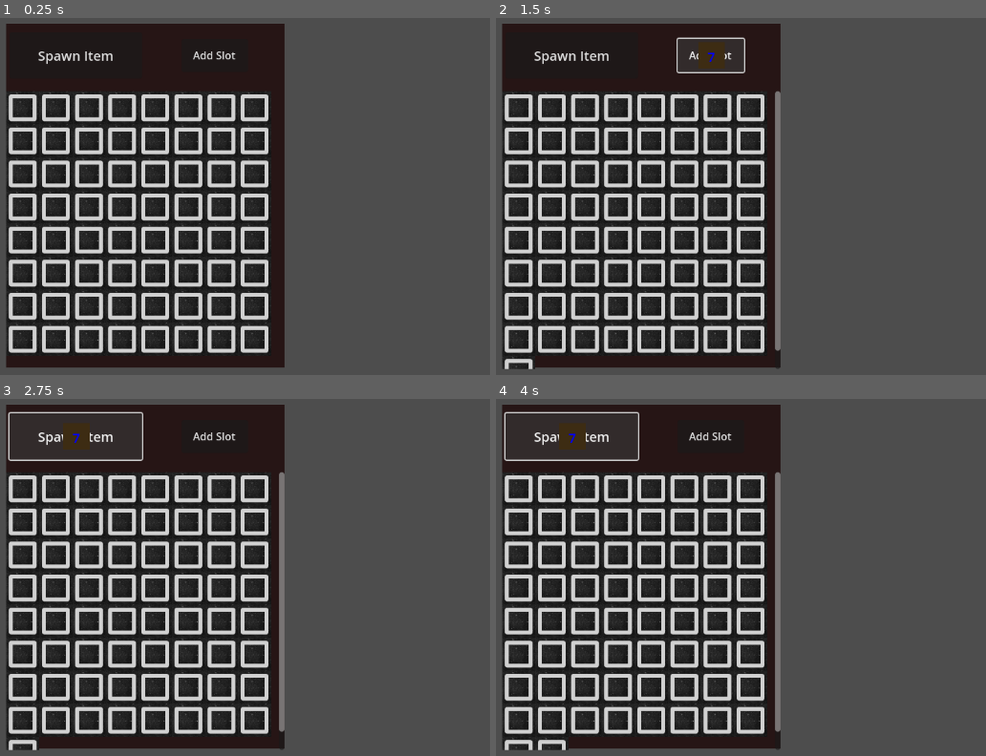
Above: before the commit, frames 1-4 (two rows, left to right).
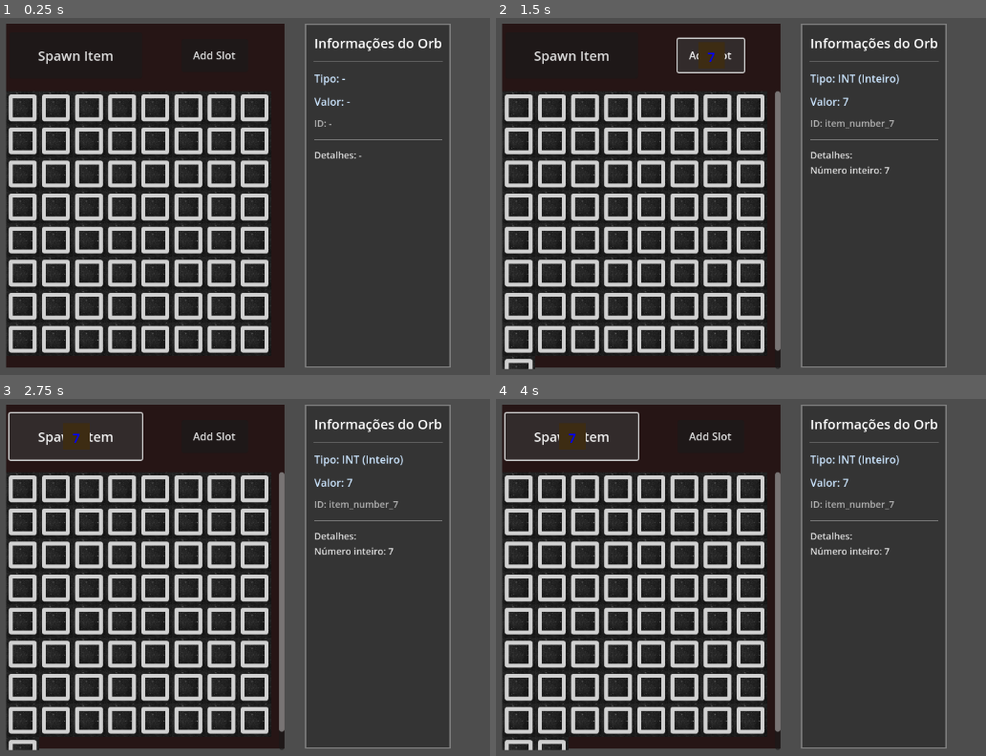
Above: after the commit, the same moments.

Repository: CorumbsDev/TCC
Game: Godot game, scene res://Inventory/inventory_menu.tscn
The game is run twice, just before and just after one commit, with the same random seed, the same clock (stepped at 60 frames per second) and the same inputs.
Inputs:
- Up to frame 1 (0.25 s): no input
- Up to frame 2 (1.5 s): click "Spawn Item" at 0.5 s; click "Add Slot" at 1.25 s
- Up to frame 3 (2.75 s): click "Spawn Item" at 2 s
- Up to frame 4 (4 s): click "Add Slot" at 2.75 s; click "Spawn Item" at 3.5 s

The runs differ from the first frame. In frame 1, 28% of the frame differs, in the area x 62-93%, y 1-98%; in frame 2, 28%; in frame 3, 28%; in frame 4, 28%.

Commit message:
add: visualizacao_de_dados

Diff:
--- a/Inventory/Items/item.gd
+++ b/Inventory/Items/item.gd
@@ -15,13 +15,107 @@
 var selected = false
 var item_grids := [Vector2(0,0)]
 var grid_anchor = null
+var is_hovered = false  # Nova variável para rastrear hover
+
+# Signal para notificar quando o mouse entra/sai
+signal mouse_entered_item(item)
+signal mouse_exited_item(item)
 
 func _ready():
+	# Adiciona área de detecção de mouse se não existir
+	setup_mouse_detection()
+
+func setup_mouse_detection():
+	# Verifica se já existe uma Area2D ou similar
+	# Se não, vamos usar o método de detecção no _process
 	pass
 
 func _process(delta):
 	if selected:
 		global_position = lerp(global_position, get_global_mouse_position(), 25 * delta)
+
+	# Detecta se o mouse está sobre o item
+	check_mouse_hover()
+
+func check_mouse_hover():
+	# Verifica se o mouse está sobre o item
+	var mouse_pos = get_global_mouse_position()
+	var item_rect = get_item_rect()
+
+	if item_rect.has_point(to_local(mouse_pos)):
+		if not is_hovered:
+			is_hovered = true
+			mouse_entered_item.emit(self)
+	else:
+		if is_hovered:
+			is_hovered = false
+			mouse_exited_item.emit(self)
+
+func get_item_rect() -> Rect2:
+	"""Retorna o retângulo do item para detecção de hover"""
+	if value_label:
+		var label_size = value_label.size
+		var label_pos = value_label.global_position - global_position
+		return Rect2(label_pos, label_size)
+	else:
+		# Fallback: retângulo padrão
+		return Rect2(Vector2(-20, -20), Vector2(40, 40))
+
+func get_item_info() -> Dictionary:
+	"""Retorna um dicionário com todas as informações do item"""
+	var info = {
+		"tipo": "",
+		"valor": "",
+		"id": "",
+		"detalhes": ""
+	}
+
+	# Garante que o ID sempre tenha um valor
+	if item_ID == null or item_ID == "":
+		# Gera um ID baseado no tipo e valor
+		match data_type:
+			DataType.INT:
+				info.id = "item_number_" + str(value)
+			DataType.FLOAT:
+				info.id = "item_float_" + str(value_float)
+			DataType.BOOLEAN:
+				info.id = "item_bool_" + ("true" if value_bool else "false")
+			DataType.STRING:
+				info.id = "item_string_" + str(value_string.hash())
+			DataType.OPERATOR:
+				info.id = "item_operator_" + operator
+			_:
+				info.id = "item_unknown"
+	else:
+		info.id = item_ID
+
+	match data_type:
+		DataType.INT:
+			info.tipo = "INT (Inteiro)"
+			info.valor = str(value)
+			info.detalhes = "Número inteiro: " + str(value)
+		DataType.FLOAT:
+			info.tipo = "FLOAT (Decimal)"
+			info.valor = str(value_float)
+			info.detalhes = "Número decimal: " + str(value_float)
+		DataType.BOOLEAN:
+			info.tipo = "BOOLEAN (Booleano)"
+			info.valor = "true" if value_bool else "false"
+			info.detalhes = "Valor booleano: " + ("Verdadeiro" if value_bool else "Falso")
+		DataType.STRING:
+			info.tipo = "STRING (Texto)"
+			info.valor = '"' + value_string + '"'
+			info.detalhes = "Texto: " + value_string
+		DataType.OPERATOR:
+			info.tipo = "OPERATOR (Operador)"
+			info.valor = operator
+			info.detalhes = "Operador: " + operator
+		_:
+			info.tipo = "DESCONHECIDO"
+			info.valor = str(value)
+			info.detalhes = "Tipo não identificado"
+
+	return info
 
 func load_item(a_ItemID: String) -> void:
 	item_ID = a_ItemID
--- a/Inventory/inventory_menu.gd
+++ b/Inventory/inventory_menu.gd
@@ -6,6 +6,11 @@
 @onready var scroll_container = $Background/MarginContainer/VBoxContainer/ScrollContainer
 @onready var col_count = grid_container.columns
 @onready var controlador_externo = $ControladorExterno
+@onready var info_panel = $InfoPanel  # Novo: referência ao painel de informações
+@onready var info_type_label = $InfoPanel/MarginContainer/VBoxContainer/ScrollContainer/InfoContainer/TypeLabel
+@onready var info_value_label = $InfoPanel/MarginContainer/VBoxContainer/ScrollContainer/InfoContainer/ValueLabel
+@onready var info_id_label = $InfoPanel/MarginContainer/VBoxContainer/ScrollContainer/InfoContainer/IDLabel
+@onready var info_details_label = $InfoPanel/MarginContainer/VBoxContainer/ScrollContainer/InfoContainer/DetailsLabel
 
 var grid_array := []
 var item_held = null
@@ -24,8 +29,36 @@
 	else:
 		print("Controlador externo não encontrado, usando fallback")
 
+	# Conecta sinais de hover dos itens
+	connect_items_hover_signals()
+
+	# Inicializa o painel de informações como vazio
+	clear_info_panel()
+
 	for i in range(64):
 		create_slot()
+
+func connect_items_hover_signals():
+	"""Conecta os sinais de hover de todos os itens existentes"""
+	# Conecta itens que já existem
+	for slot in grid_array:
+		if slot.item_stored != null:
+			var item = slot.item_stored
+			if item.has_signal("mouse_entered_item"):
+				if not item.mouse_entered_item.is_connected(_on_item_mouse_entered):
+					item.mouse_entered_item.connect(_on_item_mouse_entered)
+			if item.has_signal("mouse_exited_item"):
+				if not item.mouse_exited_item.is_connected(_on_item_mouse_exited):
+					item.mouse_exited_item.connect(_on_item_mouse_exited)
+
+	# Também conecta o item segurado
+	if item_held != null:
+		if item_held.has_signal("mouse_entered_item"):
+			if not item_held.mouse_entered_item.is_connected(_on_item_mouse_entered):
+				item_held.mouse_entered_item.connect(_on_item_mouse_entered)
+		if item_held.has_signal("mouse_exited_item"):
+			if not item_held.mouse_exited_item.is_connected(_on_item_mouse_exited):
+				item_held.mouse_exited_item.connect(_on_item_mouse_exited)
 
 func _on_expressao_processada(resultado: Variant, tipo_resultado: String, codigo: String):
 	print("=== EXPRESSÃO PROCESSADA ===")
@@ -53,6 +86,7 @@
 	print("Item mudou no slot:", slot.slot_ID)
 	check_combinations()
 
+@warning_ignore("unused_parameter")
 func _process(delta):
 	if item_held:
 		if Input.is_action_just_pressed("select_item"):
@@ -70,6 +104,7 @@
 		check_slot_availability(current_slot)
 		set_grids.call_deferred(current_slot)
 
+@warning_ignore("unused_parameter")
 func _on_slot_mouse_exited(a_Slot):
 	clear_grid()
 	if not grid_container.get_global_rect().has_point(get_global_mouse_position()):
@@ -92,6 +127,14 @@
 			new_item.load_item(random_item)
 		else:
 			print("Item não tem método load_item")
+
+		# Conecta sinais de hover (verifica se já está conectado)
+		if new_item.has_signal("mouse_entered_item"):
+			if not new_item.mouse_entered_item.is_connected(_on_item_mouse_entered):
+				new_item.mouse_entered_item.connect(_on_item_mouse_entered)
+		if new_item.has_signal("mouse_exited_item"):
+			if not new_item.mouse_exited_item.is_connected(_on_item_mouse_exited):
+				new_item.mouse_exited_item.connect(_on_item_mouse_exited)
 
 		new_item.selected = true
 		item_held = new_item
@@ -160,6 +203,14 @@
 		grid_array[grid_to_check].item_stored = item_held
 		grid_array[grid_to_check].set_item(item_held)
 
+	# Conecta sinais de hover do item colocado (verifica se já está conectado)
+	if item_held.has_signal("mouse_entered_item"):
+		if not item_held.mouse_entered_item.is_connected(_on_item_mouse_entered):
+			item_held.mouse_entered_item.connect(_on_item_mouse_entered)
+	if item_held.has_signal("mouse_exited_item"):
+		if not item_held.mouse_exited_item.is_connected(_on_item_mouse_exited):
+			item_held.mouse_exited_item.connect(_on_item_mouse_exited)
+
 	item_held = null
 	clear_grid()
 
@@ -168,6 +219,15 @@
 		return
 
 	item_held = current_slot.item_stored
+
+	# Desconecta sinais do item no grid (vai reconectar quando colocar de volta)
+	if item_held.has_signal("mouse_entered_item"):
+		if item_held.mouse_entered_item.is_connected(_on_item_mouse_entered):
+			item_held.mouse_entered_item.disconnect(_on_item_mouse_entered)
+	if item_held.has_signal("mouse_exited_item"):
+		if item_held.mouse_exited_item.is_connected(_on_item_mouse_exited):
+			item_held.mouse_exited_item.disconnect(_on_item_mouse_exited)
+
 	item_held.selected = true
 
 	item_held.get_parent().remove_child(item_held)
@@ -178,6 +238,14 @@
 		var grid_to_check = item_held.grid_anchor.slot_ID + grid[0] + grid[1] * col_count
 		grid_array[grid_to_check].state = grid_array[grid_to_check].States.FREE
 		grid_array[grid_to_check].item_stored = null
+
+	# Conecta sinais do item segurado (verifica se já está conectado)
+	if item_held.has_signal("mouse_entered_item"):
+		if not item_held.mouse_entered_item.is_connected(_on_item_mouse_entered):
+			item_held.mouse_entered_item.connect(_on_item_mouse_entered)
+	if item_held.has_signal("mouse_exited_item"):
+		if not item_held.mouse_exited_item.is_connected(_on_item_mouse_exited):
+			item_held.mouse_exited_item.connect(_on_item_mouse_exited)
 
 	check_slot_availability(current_slot)
 	set_grids.call_deferred(current_slot)
@@ -512,3 +580,57 @@
 	print("Slots marcados para consumo:")
 	for slot in ultimos_slots_expressao:
 		print(" - Slot ", slot.slot_ID)
+
+func _on_item_mouse_entered(item):
+	"""Chamado quando o mouse entra em um item"""
+	show_item_info(item)
+
+@warning_ignore("unused_parameter")
+func _on_item_mouse_exited(item):
+	"""Chamado quando o mouse sai de um item"""
+	clear_info_panel()
+
+func show_item_info(item):
+	"""Mostra as informações do item no painel"""
+	if not item or not info_panel:
+		return
+
+	# Obtém as informações do item
+	var info = item.get_item_info() if item.has_method("get_item_info") else {}
+
+	# Atualiza os labels com formatação melhorada
+	if info_type_label:
+		var tipo_texto = info.get("tipo", "Desconhecido")
+		info_type_label.text = "Tipo: " + tipo_texto
+
+	if info_value_label:
+		var valor_texto = info.get("valor", "-")
+		info_value_label.text = "Valor: " + valor_texto
+
+	if info_id_label:
+		var id_texto = info.get("id", "")
+		if id_texto == "" or id_texto == null:
+			id_texto = "N/A"
+		info_id_label.text = "ID: " + str(id_texto)
+
+	if info_details_label:
+		var detalhes_texto = info.get("detalhes", "-")
+		info_details_label.text = "Detalhes:\n" + detalhes_texto
+
+	# Mostra o painel
+	if info_panel:
+		info_panel.visible = true
+
+func clear_info_panel():
+	"""Limpa o painel de informações"""
+	if info_type_label:
+		info_type_label.text = "Tipo: -"
+	if info_value_label:
+		info_value_label.text = "Valor: -"
+	if info_id_label:
+		info_id_label.text = "ID: -"
+	if info_details_label:
+		info_details_label.text = "Detalhes: -"
+
+	# Opcional: esconder o painel quando não há item
+	# info_panel.visible = false  # Descomente se quiser esconder
--- a/Inventory/inventory_menu.tscn
+++ b/Inventory/inventory_menu.tscn
@@ -1,7 +1,15 @@
-[gd_scene load_steps=3 format=3 uid="uid://0nqqxacxuayc"]
+[gd_scene load_steps=4 format=3 uid="uid://0nqqxacxuayc"]
 
 [ext_resource type="Script" uid="uid://ce5ayxy8aycj8" path="res://Inventory/inventory_menu.gd" id="1_jolrh"]
 [ext_resource type="Script" uid="uid://rtbsq2i184bq" path="res://Inventory/controlador.gd" id="2_26jtl"]
+
+[sub_resource type="StyleBoxFlat" id="StyleBoxFlat_InfoPanel"]
+bg_color = Color(0.2, 0.2, 0.2, 0.95)
+border_width_left = 2
+border_width_top = 2
+border_width_right = 2
+border_width_bottom = 2
+border_color = Color(0.5, 0.5, 0.5, 1)
 
 [node name="InventoryMenu" type="Control"]
 layout_mode = 3
@@ -108,6 +116,88 @@
 theme_override_constants/v_separation = 1
 columns = 8
 
+[node name="InfoPanel" type="Panel" parent="."]
+layout_mode = 0
+offset_left = 580.0
+offset_top = 62.0
+offset_right = 800.0
+offset_bottom = 582.0
+theme_override_styles/panel = SubResource("StyleBoxFlat_InfoPanel")
+
+[node name="MarginContainer" type="MarginContainer" parent="InfoPanel"]
+layout_mode = 1
+anchors_preset = 15
+anchor_right = 1.0
+anchor_bottom = 1.0
+grow_horizontal = 2
+grow_vertical = 2
+theme_override_constants/margin_left = 15
+theme_override_constants/margin_top = 15
+theme_override_constants/margin_right = 15
+theme_override_constants/margin_bottom = 15
+
+[node name="VBoxContainer" type="VBoxContainer" parent="InfoPanel/MarginContainer"]
+layout_mode = 2
+theme_override_constants/separation = 12
+
+[node name="TitleLabel" type="Label" parent="InfoPanel/MarginContainer/VBoxContainer"]
+layout_mode = 2
+size_flags_vertical = 0
+theme_override_font_sizes/font_size = 20
+theme_override_colors/font_color = Color(1, 1, 1, 1)
+text = "Informações do Orb"
+horizontal_alignment = 1
+
+[node name="HSeparator" type="HSeparator" parent="InfoPanel/MarginContainer/VBoxContainer"]
+layout_mode = 2
+size_flags_vertical = 0
+
+[node name="ScrollContainer" type="ScrollContainer" parent="InfoPanel/MarginContainer/VBoxContainer"]
+layout_mode = 2
+size_flags_vertical = 3
+
+[node name="InfoContainer" type="VBoxContainer" parent="InfoPanel/MarginContainer/VBoxContainer/ScrollContainer"]
+layout_mode = 2
+size_flags_horizontal = 3
+size_flags_vertical = 0
+theme_override_constants/separation = 12
+
+[node name="TypeLabel" type="Label" parent="InfoPanel/MarginContainer/VBoxContainer/ScrollContainer/InfoContainer"]
+layout_mode = 2
+size_flags_vertical = 0
+theme_override_font_sizes/font_size = 16
+theme_override_colors/font_color = Color(0.8, 0.9, 1, 1)
+text = "Tipo: -"
+autowrap_mode = 3
+
+[node name="ValueLabel" type="Label" parent="InfoPanel/MarginContainer/VBoxContainer/ScrollContainer/InfoContainer"]
+layout_mode = 2
+size_flags_vertical = 0
+theme_override_font_sizes/font_size = 16
+theme_override_colors/font_color = Color(0.8, 0.9, 1, 1)
+text = "Valor: -"
+autowrap_mode = 3
+
+[node name="IDLabel" type="Label" parent="InfoPanel/MarginContainer/VBoxContainer/ScrollContainer/InfoContainer"]
+layout_mode = 2
+size_flags_vertical = 0
+theme_override_font_sizes/font_size = 14
+theme_override_colors/font_color = Color(0.7, 0.7, 0.7, 1)
+text = "ID: -"
+autowrap_mode = 3
+
+[node name="HSeparator2" type="HSeparator" parent="InfoPanel/MarginContainer/VBoxContainer/ScrollContainer/InfoContainer"]
+layout_mode = 2
+size_flags_vertical = 0
+
+[node name="DetailsLabel" type="Label" parent="InfoPanel/MarginContainer/VBoxContainer/ScrollContainer/InfoContainer"]
+layout_mode = 2
+size_flags_vertical = 0
+theme_override_font_sizes/font_size = 14
+theme_override_colors/font_color = Color(0.9, 0.9, 0.9, 1)
+text = "Detalhes: -"
+autowrap_mode = 3
+
 [node name="ControladorExterno" type="Control" parent="."]
 anchors_preset = 0
 offset_right = 40.0
--- a/Inventory/slot.gd
+++ b/Inventory/slot.gd
@@ -29,7 +29,7 @@
 		States.FREE:
 			filter.color = Color(Color.GREEN, 0.2)
 
-func _process(delta):
+func _process(_delta):
 	if get_global_rect().has_point(get_global_mouse_position()):
 		if not is_hovering:
 			is_hovering = true
